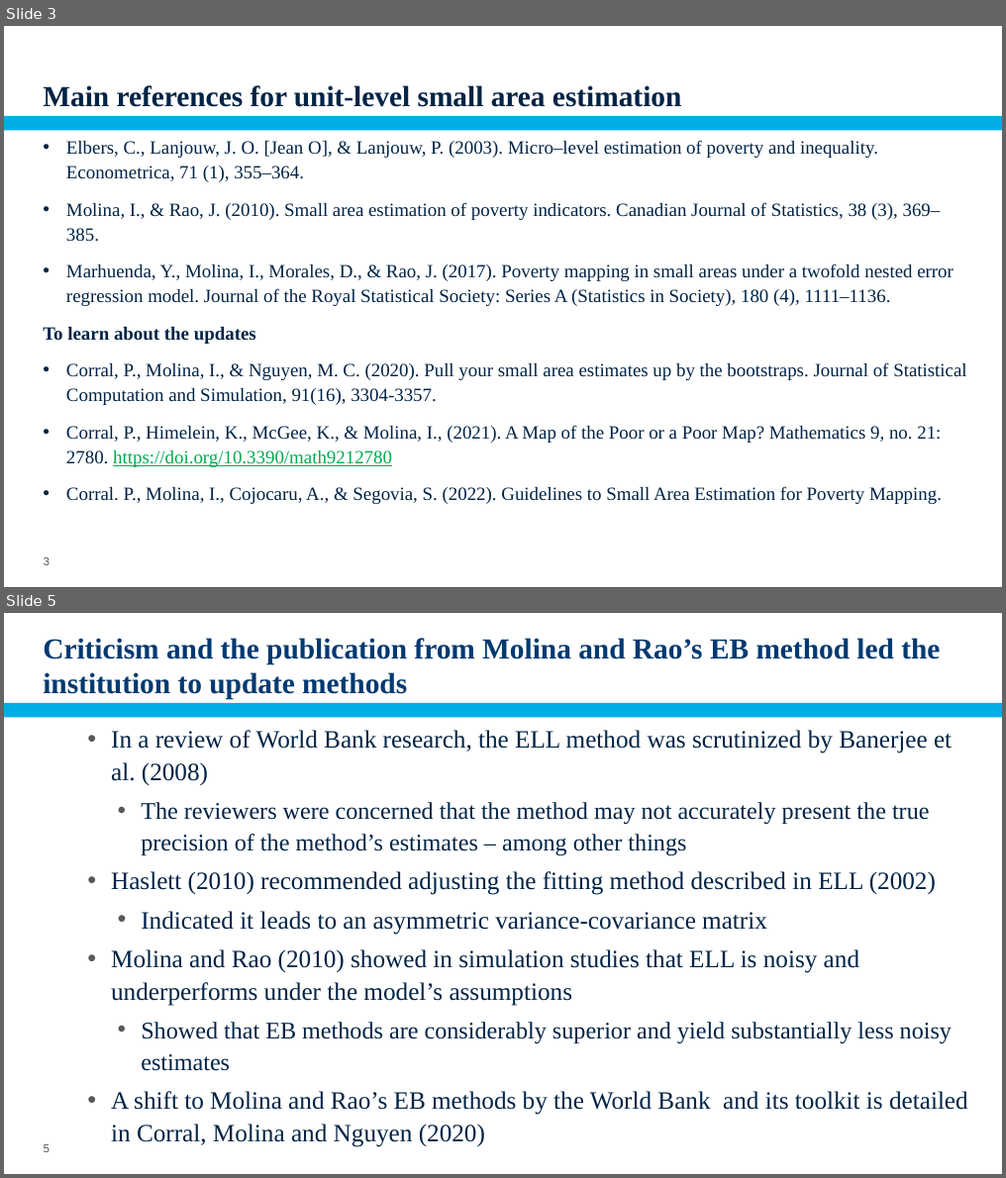
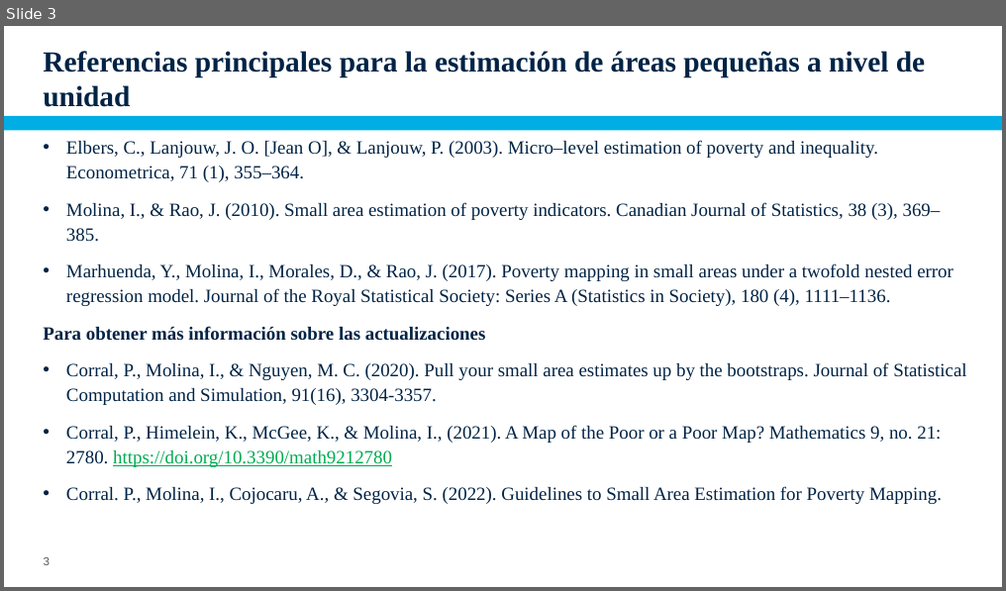
Before and after one commit to pcorralrodas/wb_sae_training, a slide deck: 03.Presentations/Small Area Estimation.pptx. Shown one above the other, each under a label of ours: slides 3 and 5 before the commit, slide 3 after it; the slides between them are not shown. The pictures are 1006x1178 and 1006x591 pixels, drawn with LibreOffice and Linux fonts; fonts in the diff are those of the drawing; background and template pictures are left out. Boxes give left, top, right and bottom in pixels: in the first picture for what was removed or moved away, otherwise in the second. Text is boxed around its words. In the diff, an @@ line names an element or a change of style, - is before the commit and + after.

Commit message:
Updated unitl-level models

```diff
--- a/03.Presentations/Small Area Estimation.pptx
+++ b/03.Presentations/Small Area Estimation.pptx
@@ slide 5 removed at (x1=4, y1=613, x2=1002, y2=1174), background #FFFFFF; not listed: 1 template element that a slide beside it also shows @@
@@ title removed at (x1=43, y1=638, x2=940, y2=699) @@
-Criticism and the publication from Molina and Rao’s EB method led the institution to update methods
@@ text removed at (x1=111, y1=730, x2=968, y2=1148) @@
-      • In a review of World Bank research, the ELL method was scrutinized by Banerjee et al. (2008)
-        • The reviewers were concerned that the method may not accurately present the true precision of the method’s estimates – among other things
-      • Haslett (2010) recommended adjusting the fitting method described in ELL (2002)
-        • Indicated it leads to an asymmetric variance-covariance matrix
-      • Molina and Rao (2010) showed in simulation studies that ELL is noisy and underperforms under the model’s assumptions
-        • Showed that EB methods are considerably superior and yield substantially less noisy estimates
-      • A shift to Molina and Rao’s EB methods by the World Bank and its toolkit is detailed in Corral, Molina and Nguyen (2020)
@@ page number removed at (x1=44, y1=1145, x2=50, y2=1153) @@
-5
@@ slide 3 changed as well @@
@@ title at (x1=43, y1=51, x2=925, y2=107): text changed @@
-Main references for unit-level small area estimation
+Referencias principales para la estimación de áreas pequeñas a nivel de unidad
@@ text at (x1=43, y1=326, x2=486, y2=341): text changed @@
-    To learn about the updates
+    Para obtener más información sobre las actualizaciones
```
Also in this commit, not shown: 12 other slides changed, 11 slides added, 8 other slides removed.
